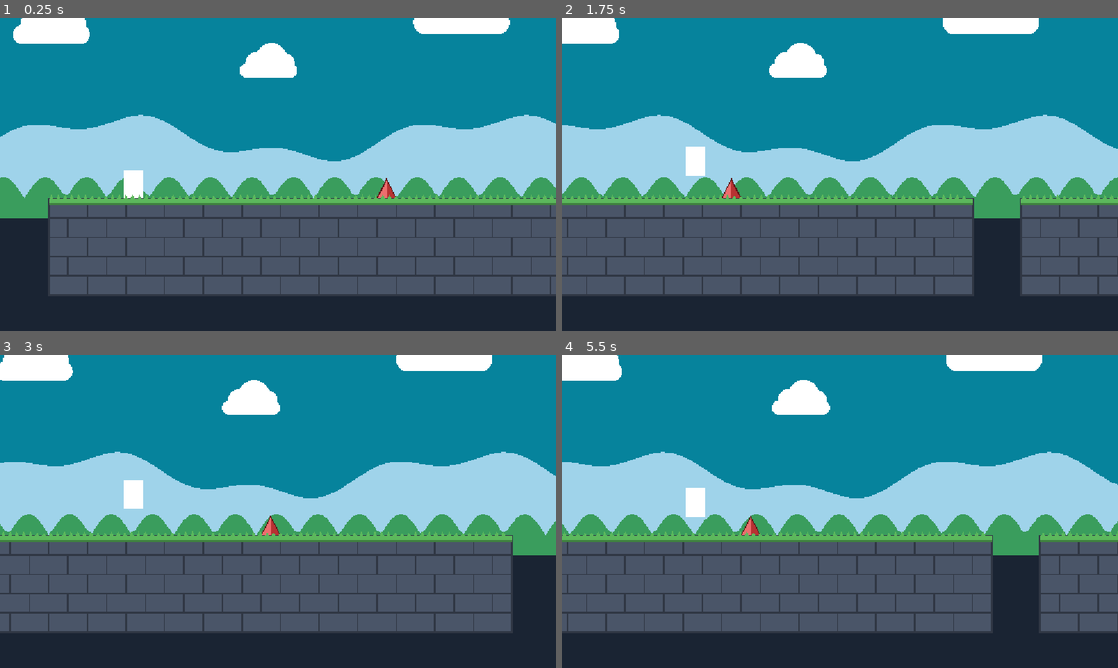
Above: before the commit, frames 1-4 (two rows, left to right).
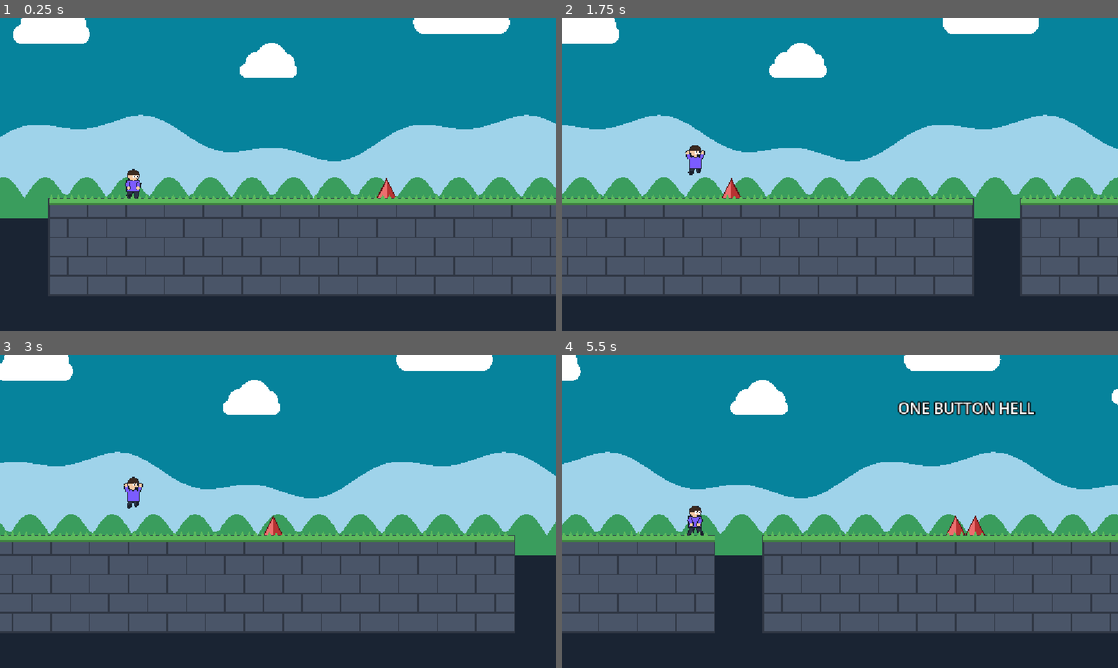
Above: after the commit, the same moments.

Repository: 05abdullah05/OneButtonHell
Game: Godot game, scene res://scenes/levels/level_01.tscn
The game is run twice, just before and just after one commit, with the same random seed, the same clock (stepped at 60 frames per second) and the same inputs.
Inputs:
- Up to frame 1 (0.25 s): no input
- Up to frame 2 (1.75 s): tap Space (jump) at 0.6, 0.77, 1.07, 1.35, 1.52 s
- Up to frame 3 (3 s): tap Space (jump) at 1.82, 2.1, 2.85 s
- Up to frame 4 (5.5 s): tap Space (jump) at 3.02, 3.32, 3.6, 3.77, 4.07, 4.35, 4.52, 4.82, 5.1 s

The runs differ from the first frame. In frame 1, 0.3% of the frame differs, in the area x 22-26%, y 48-58%; in frame 2, 0.3%; in frame 3, 3.4%; in frame 4, 19%, in the area x 0-100%, y 0-89%.

Commit message:
Animated code-drawn character with squash and stretch

Diff:
--- a/scenes/player.tscn
+++ b/scenes/player.tscn
@@ -1,20 +1,17 @@
 [gd_scene format=3 uid="uid://bw0v5fwcd0d63"]
 
 [ext_resource type="Script" uid="uid://b5rgjptr5aa5a" path="res://scripts/player.gd" id="1_4flbx"]
+[ext_resource type="Script" uid="uid://dmretcroh1cxv" path="res://scripts/player_visual.gd" id="2_g2els"]
 
 [sub_resource type="RectangleShape2D" id="RectangleShape2D_mwb40"]
-size = Vector2(40, 60)
+size = Vector2(24, 56)
 
 [node name="Player" type="CharacterBody2D" unique_id=1725161371]
 script = ExtResource("1_4flbx")
 
 [node name="CollisionShape2D" type="CollisionShape2D" parent="." unique_id=602941031]
+position = Vector2(0, 2)
 shape = SubResource("RectangleShape2D_mwb40")
-metadata/_edit_lock_ = true
-
-[node name="Polygon2D" type="Polygon2D" parent="." unique_id=1886651673]
-polygon = PackedVector2Array(-20, -30, 20, -30, 20, 30, -20, 30)
-uv = PackedVector2Array(-20, -30, 20, -30, 20, 30, -20, 30)
 metadata/_edit_lock_ = true
 
 [node name="Camera2D" type="Camera2D" parent="." unique_id=1339943562]
@@ -22,3 +19,7 @@
 drag_vertical_enabled = true
 drag_top_margin = 0.6
 metadata/_edit_lock_ = true
+
+[node name="Visual" type="Node2D" parent="." unique_id=1537566249]
+position = Vector2(0, 30)
+script = ExtResource("2_g2els")
--- a/scripts/player.gd
+++ b/scripts/player.gd
@@ -10,9 +10,12 @@
 @export var jump_buffer_time: float = 0.1     # seconds a too-early press is remembered
 @export var death_y: float = 1000.0           # falling below this line = death
 
+@onready var visual: PlayerVisual = $Visual
+
 var coyote_timer: float = 0.0
 var jump_buffer_timer: float = 0.0
 var is_dead: bool = false
+var was_on_floor: bool = true
 
 
 func _physics_process(delta: float) -> void:
@@ -40,15 +43,28 @@
 		velocity.y = jump_velocity
 		jump_buffer_timer = 0.0
 		coyote_timer = 0.0
+		visual.squash(Vector2(0.7, 1.3))   # stretch tall when taking off
 
 	# 5. Variable jump height: letting go early cuts the upward speed.
 	if Input.is_action_just_released("jump") and velocity.y < 0.0:
 		velocity.y *= jump_cut_multiplier
 
 	# 6. Let Godot move the body and resolve collisions.
+	# Save the falling speed first: move_and_slide sets it to 0 on landing.
+	var fall_speed := velocity.y
 	move_and_slide()
 
-	# 7. Fell into a gap?
+	# 7. Landing: squash flat, harder after a bigger fall.
+	var on_floor_now := is_on_floor()
+	if on_floor_now and not was_on_floor:
+		var amount := clampf(fall_speed / 2000.0, 0.1, 0.35)
+		visual.squash(Vector2(1.0 + amount, 1.0 - amount))
+	was_on_floor = on_floor_now
+
+	# 8. Tell the visual which pose to show.
+	visual.set_state(on_floor_now, velocity.y)
+
+	# 9. Fell into a gap?
 	if global_position.y > death_y:
 		die()
 
--- /dev/null
+++ b/scripts/player_visual.gd
@@ -0,0 +1,124 @@
+@tool
+class_name PlayerVisual
+extends Node2D
+# Draws and animates the player character in code.
+# This node's origin is at the player's FEET, so squash & stretch
+# keeps the feet on the ground instead of scaling around the middle.
+
+@export var skin_color: Color = Color("f5c9a3")
+@export var hair_color: Color = Color("3b2a20")
+@export var shirt_color: Color = Color("7b5cff")
+@export var pants_color: Color = Color("2d3748")
+@export var shoe_color: Color = Color("1a202c")
+@export var run_cycle_speed: float = 14.0   # how fast the legs move
+
+const OUTLINE := Color("1a202c")
+
+var on_floor: bool = true
+var vertical_speed: float = 0.0
+var run_time: float = 0.0
+
+
+func _process(delta: float) -> void:
+	run_time += delta * run_cycle_speed
+	# Ease the scale back to normal after a squash/stretch.
+	# 1 - exp(-k * delta) makes the easing the same at any frame rate.
+	scale = scale.lerp(Vector2.ONE, 1.0 - exp(-12.0 * delta))
+	queue_redraw()
+
+
+# Called by the player every physics frame.
+func set_state(floor_now: bool, vy: float) -> void:
+	on_floor = floor_now
+	vertical_speed = vy
+
+
+# Instantly deform; _process eases it back to normal.
+func squash(target_scale: Vector2) -> void:
+	scale = target_scale
+
+
+func _draw() -> void:
+	var hip_l := Vector2(-5, -18)
+	var hip_r := Vector2(5, -18)
+	var shoulder_l := Vector2(-12, -34)
+	var shoulder_r := Vector2(12, -34)
+	var foot_l: Vector2
+	var foot_r: Vector2
+	var hand_l: Vector2
+	var hand_r: Vector2
+	var bob := 0.0
+	var mouth_open := false
+
+	if on_floor:
+		# Run cycle: legs swing opposite to each other, arms opposite to legs.
+		var s := sin(run_time)
+		foot_l = Vector2(-5 + s * 9, -maxf(0.0, -cos(run_time)) * 6)
+		foot_r = Vector2(5 - s * 9, -maxf(0.0, cos(run_time)) * 6)
+		hand_l = shoulder_l + Vector2(-s * 7, 12)
+		hand_r = shoulder_r + Vector2(s * 7, 12)
+		bob = -absf(s) * 2.0
+	elif vertical_speed < 0.0:
+		# Going up: legs tucked, arms raised.
+		foot_l = Vector2(-9, -6)
+		foot_r = Vector2(7, -10)
+		hand_l = shoulder_l + Vector2(-4, -12)
+		hand_r = shoulder_r + Vector2(4, -12)
+		mouth_open = true
+	else:
+		# Falling: legs reach down, arms out for balance.
+		foot_l = Vector2(-8, 0)
+		foot_r = Vector2(8, 0)
+		hand_l = shoulder_l + Vector2(-11, -5)
+		hand_r = shoulder_r + Vector2(11, -5)
+		mouth_open = true
+
+	var b := Vector2(0, bob)
+
+	# Legs + shoes
+	_limb(hip_l + b, foot_l, pants_color, 7.0)
+	_limb(hip_r + b, foot_r, pants_color, 7.0)
+	draw_circle(foot_l + Vector2(2, 0), 4.0, shoe_color)
+	draw_circle(foot_r + Vector2(2, 0), 4.0, shoe_color)
+
+	# Body
+	var body := Rect2(Vector2(-12, -38) + b, Vector2(24, 22))
+	draw_rect(body.grow(2.0), OUTLINE)
+	draw_rect(body, shirt_color)
+
+	# Arms + hands
+	_limb(shoulder_l + b, hand_l + b, shirt_color, 6.0)
+	_limb(shoulder_r + b, hand_r + b, shirt_color, 6.0)
+	draw_circle(hand_l + b, 3.5, skin_color)
+	draw_circle(hand_r + b, 3.5, skin_color)
+
+	# Head
+	var head := Vector2(0, -49) + b
+	draw_circle(head, 13.0, OUTLINE)
+	draw_circle(head, 11.0, skin_color)
+
+	# Hair: the top half of a circle
+	var hair := PackedVector2Array()
+	for i in 13:
+		var a := PI + PI * i / 12.0
+		hair.append(head + Vector2(cos(a), sin(a)) * 12.0)
+	draw_colored_polygon(hair, hair_color)
+
+	# Eyes look to the right, the direction of running
+	for ex in [2.0, 8.0]:
+		draw_circle(head + Vector2(ex, 2), 3.0, Color.WHITE)
+		draw_circle(head + Vector2(ex + 1.0, 2), 1.6, OUTLINE)
+
+	# Mouth: open "o" in the air, small smile on the ground
+	if mouth_open:
+		draw_circle(head + Vector2(6, 8), 2.2, OUTLINE)
+	else:
+		draw_line(head + Vector2(3, 8), head + Vector2(8, 7), OUTLINE, 1.5)
+
+
+# Draws an arm or leg: dark outline first, then the colored limb on top.
+func _limb(from: Vector2, to: Vector2, color: Color, width: float) -> void:
+	draw_line(from, to, OUTLINE, width + 4.0)
+	draw_circle(to, (width + 4.0) / 2.0, OUTLINE)
+	draw_line(from, to, color, width)
+	draw_circle(to, width / 2.0, color)
Not shown, added: scripts/player_visual.gd.uid
